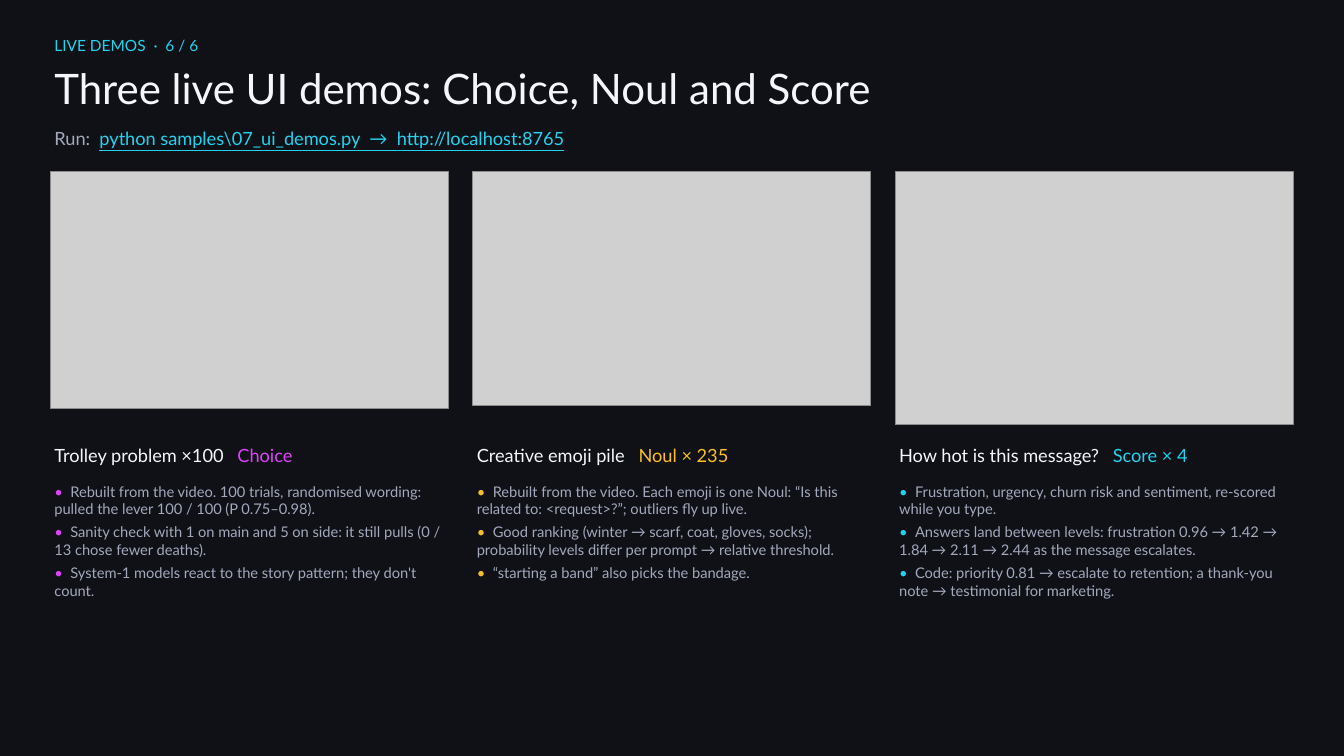
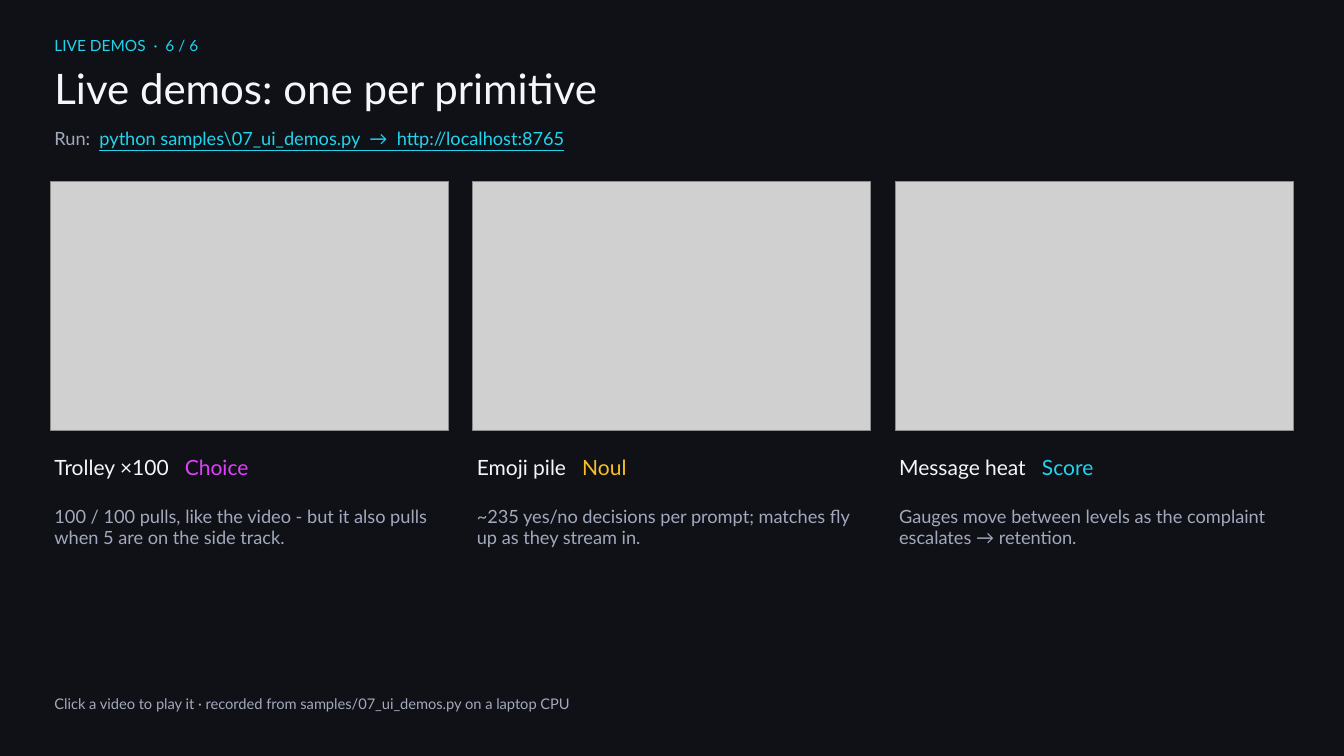
Before and after one commit to stvonolf/jev-samples, a slide deck: slide 6 of presentation/Jev_Team_Overview.pptx. Drawn at 1344x756 pixels with LibreOffice and Linux fonts; fonts in the diff are those of the drawing; grey boxes stand for pictures. Boxes give left, top, right and bottom in pixels: in the first picture for what was removed or moved away, otherwise in the second. Text is boxed around its words. In the diff, an @@ line names an element or a change of style, - is before the commit and + after.

```diff
--- a/presentation/Jev_Team_Overview.pptx
+++ b/presentation/Jev_Team_Overview.pptx
@@ text at <box>54,73,597,112</box>: text changed @@
-Three live UI demos: Choice, Noul and Score
+Live demos: one per primitive
@@ picture: place and size @@
-picture at <box>50,171,449,408</box>
+picture at <box>50,181,449,431</box>
@@ picture: place and size @@
-picture at <box>473,171,871,405</box>
+picture at <box>473,181,871,431</box>
@@ picture: place and size @@
-picture at <box>895,171,1294,425</box>
+picture at <box>895,181,1294,431</box>
@@ text at <box>54,459,249,479</box>: text changed; size 13 to 15 pt @@
-Trolley problem ×100 Choice
+Trolley ×100 Choice
@@ text at <box>477,459,626,479</box>: text changed; size 13 to 15 pt @@
-Creative emoji pile Noul × 235
+Emoji pile Noul
@@ text at <box>899,459,1093,479</box>: text changed; size 13 to 15 pt @@
-How hot is this message? Score × 4
+Message heat Score
@@ text at <box>54,509,427,544</box>: text changed; size 10.5 to 13 pt @@
-• Rebuilt from the video. 100 trials, randomised wording: pulled the lever 100 / 100 (P 0.75–0.98).
-• Sanity check with 1 on main and 5 on side: it still pulls (0 / 13 chose fewer deaths).
-• System-1 models react to the story pattern; they don't count.
+100 / 100 pulls, like the video - but it also pulls when 5 are on the side track.
@@ text at <box>477,509,850,547</box>: text changed; size 10.5 to 13 pt @@
-• Rebuilt from the video. Each emoji is one Noul: “Is this related to: <request>?”; outliers fly up live.
-• Good ranking (winter → scarf, coat, gloves, socks); probability levels differ per prompt → relative threshold.
-• “starting a band” also picks the bandage.
+~235 yes/no decisions per prompt; matches fly up as they stream in.
@@ text at <box>899,509,1265,544</box>: text changed; size 10.5 to 13 pt @@
-• Frustration, urgency, churn risk and sentiment, re-scored while you type.
-• Answers land between levels: frustration 0.96 → 1.42 → 1.84 → 2.11 → 2.44 as the message escalates.
-• Code: priority 0.81 → escalate to retention; a thank-you note → testimonial for marketing.
+Gauges move between levels as the complaint escalates → retention.
@@ text added at <box>54,698,569,712</box>, 10.5 pt, text #A3A9BC @@
+Click a video to play it · recorded from samples/07_ui_demos.py on a laptop CPU
```
Also in this commit, not shown: 5 other slides changed, 13 other files.
